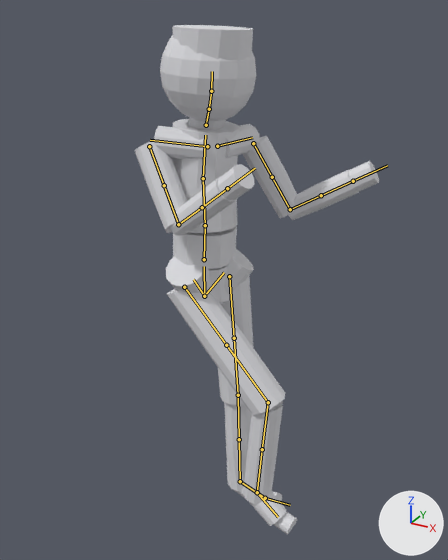
A saved change to the glTF model Games/UntitledFighter/Assets/Characters/fighter_a/model/fighter_a.gltf.
Rendered twice from a 50 mm lens placed at (32.4, -57.2, 60.3), pointed at (-1.8, 5.0, 29.2). Lighting does not change. The marker at lower right points along +X, +Y and +Z. The picture after the commit comes second. Both versions are drawn at frame 2 of the action 'crouch_mk'; the numbers are the values there. The bones that change, and the others that lie on the model, are drawn over the model as lines.

In view in the first picture: 'fighter_a_body'.
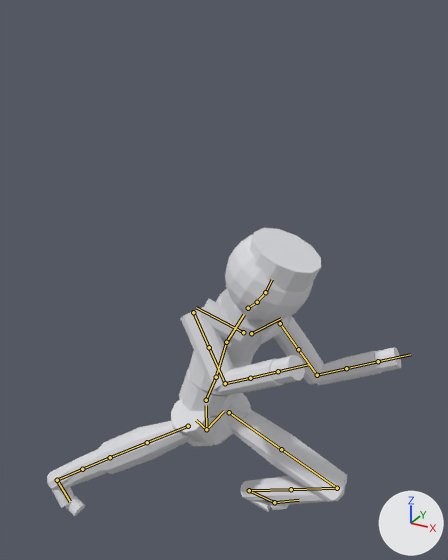
What changed in the scene script:
```text
Change bone_def_spine:
    where bone_def_spine = bpy.data.objects['fighter_a_rig'].pose.bones['DEF-spine']
    bone_def_spine.location: (0.0, -1.5, 0.4) -> (0.0, -20.1, 5.2)
    bone_def_spine.rotation_quaternion: (0.956, -0.121, -0.265, 0.034) -> (0.952, -0.121, -0.279, 0.035)  # degrees (-17, -30, 9) -> degrees (-17, -32, 9)
Change bone_def_spine_001:
    where bone_def_spine_001 = bpy.data.objects['fighter_a_rig'].pose.bones['DEF-spine.001']  # child of 'DEF-spine'
    bone_def_spine_001.rotation_quaternion: (0.996, 0.087, 0.0, -0.014) -> (0.971, 0.214, 0.0, -0.103)  # degrees (10, 0, -2) -> degrees (25, 3, -12)
Change bone_def_spine_003:
    where bone_def_spine_003 = bpy.data.objects['fighter_a_rig'].pose.bones['DEF-spine.003']  # child of 'DEF-spine.002'
    bone_def_spine_003.rotation_quaternion: (0.993, 0.083, -0.081, -0.011) -> (0.989, 0.123, -0.065, -0.043)  # degrees (10, -9, -2) -> degrees (15, -7, -6)
Change bone_def_upper_arm_l:
    where bone_def_upper_arm_l = bpy.data.objects['fighter_a_rig'].pose.bones['DEF-upper_arm.L']  # child of 'DEF-shoulder.L'
    bone_def_upper_arm_l.rotation_quaternion: (0.935, 0.29, 0.0, -0.202) -> (0.938, 0.343, 0.0, 0.044)  # degrees (33, 7, -22) -> degrees (40, -2, 5)
Change bone_def_forearm_l:
    where bone_def_forearm_l = bpy.data.objects['fighter_a_rig'].pose.bones['DEF-forearm.L']  # child of 'DEF-upper_arm.L.001'
    bone_def_forearm_l.rotation_quaternion: (0.743, 0.202, 0.0, 0.638) -> (0.761, 0.004, 0.0, 0.649)  # degrees (18, -15, 79) -> degrees (0, 0, 81)
Change bone_def_upper_arm_r:
    where bone_def_upper_arm_r = bpy.data.objects['fighter_a_rig'].pose.bones['DEF-upper_arm.R']  # child of 'DEF-shoulder.R'
    bone_def_upper_arm_r.rotation_quaternion: (0.729, 0.515, 0.0, 0.45) -> (0.568, 0.76, 0.0, 0.315)  # degrees (58, -28, 48) -> degrees (100, -29, 24)
Change bone_def_forearm_r:
    where bone_def_forearm_r = bpy.data.objects['fighter_a_rig'].pose.bones['DEF-forearm.R']  # child of 'DEF-upper_arm.R.001'
    bone_def_forearm_r.rotation_quaternion: (0.794, 0.607, 0.0, 0.036) -> (0.853, 0.475, 0.0, -0.217)  # degrees (75, -3, 3) -> degrees (56, 12, -22)
Change bone_def_spine_006:
    where bone_def_spine_006 = bpy.data.objects['fighter_a_rig'].pose.bones['DEF-spine.006']  # child of 'DEF-spine.005'
    bone_def_spine_006.rotation_quaternion: (0.981, -0.029, 0.191, 0.006) -> (0.98, -0.054, 0.19, 0.022)  # degrees (-3, 22, 0) -> degrees (-6, 22, 1)
Change bone_def_thigh_l:
    where bone_def_thigh_l = bpy.data.objects['fighter_a_rig'].pose.bones['DEF-thigh.L']  # child of 'DEF-spine'
    bone_def_thigh_l.rotation_quaternion: (0.991, 0.13, 0.0, -0.02) -> (0.896, -0.342, 0.0, -0.284)  # degrees (15, 0, -2) -> degrees (-39, -11, -31)
Change bone_def_shin_l:
    where bone_def_shin_l = bpy.data.objects['fighter_a_rig'].pose.bones['DEF-shin.L']  # child of 'DEF-thigh.L.001'
    bone_def_shin_l.rotation_quaternion: (0.998, -0.068, 0.0, 0.011) -> (0.486, 0.819, 0.0, 0.306)  # degrees (-8, 0, 1) -> degrees (113, -30, 20)
Change bone_def_foot_l:
    where bone_def_foot_l = bpy.data.objects['fighter_a_rig'].pose.bones['DEF-foot.L']  # child of 'DEF-shin.L.001'
    bone_def_foot_l.rotation_quaternion: (0.969, -0.027, 0.0, -0.246) -> (0.723, -0.687, 0.0, -0.074)  # degrees (-3, -1, -28) -> degrees (-87, -6, -6)
Change bone_def_thigh_r:
    where bone_def_thigh_r = bpy.data.objects['fighter_a_rig'].pose.bones['DEF-thigh.R']  # child of 'DEF-spine'
    bone_def_thigh_r.rotation_quaternion: (-0.972, 0.149, 0.0, 0.179) -> (-0.824, -0.497, 0.0, -0.271)  # degrees (-17, -3, -20) -> degrees (58, -16, 28)
Change bone_def_shin_r:
    where bone_def_shin_r = bpy.data.objects['fighter_a_rig'].pose.bones['DEF-shin.R']  # child of 'DEF-thigh.R.001'
    bone_def_shin_r.rotation_quaternion: (0.947, 0.27, 0.0, 0.176) -> (0.996, -0.094, 0.0, -0.003)  # degrees (31, -5, 20) -> degrees (-11, 0, 0)
Change bone_def_foot_r:
    where bone_def_foot_r = bpy.data.objects['fighter_a_rig'].pose.bones['DEF-foot.R']  # child of 'DEF-shin.R.001'
    bone_def_foot_r.rotation_quaternion: (0.979, 0.105, 0.0, -0.175) -> (0.926, -0.17, 0.0, -0.336)  # degrees (12, 2, -20) -> degrees (-19, -7, -39)
```

Where the change shows, as pixel boxes [x1, y1, x2, y2] in the pictures (448 x 560 px):
'fighter_a_body', posed (45% wider, 43% shorter): before [135, 25, 379, 534]; after [47, 228, 401, 516]
bone 'DEF-spine', root to tip: before (204, 296) to (204, 266); after (206, 429) to (206, 405)
bone 'DEF-spine.001', root to tip: before (204, 259) to (205, 225); after (206, 400) to (216, 377)
bone 'DEF-spine.003', root to tip: before (203, 178) to (205, 135); after (226, 342) to (244, 314)
bone 'DEF-upper_arm.L', root to tip: before (253, 143) to (272, 177); after (280, 323) to (298, 349)
bone 'DEF-forearm.L', root to tip: before (290, 209) to (321, 195); after (317, 375) to (346, 368)
bone 'DEF-upper_arm.R', root to tip: before (149, 146) to (164, 185); after (193, 312) to (209, 347)
bone 'DEF-forearm.R', root to tip: before (178, 224) to (202, 207); after (225, 383) to (250, 378)
bone 'DEF-spine.006', root to tip: before (211, 91) to (212, 71); after (265, 292) to (272, 279)
bone 'DEF-thigh.L', root to tip: before (229, 276) to (234, 338); after (229, 412) to (281, 449)
bone 'DEF-shin.L', root to tip: before (238, 395) to (239, 439); after (337, 488) to (291, 489)
bone 'DEF-foot.L', root to tip: before (240, 481) to (265, 498); after (249, 490) to (274, 502)
bone 'DEF-thigh.R', root to tip: before (184, 287) to (226, 345); after (188, 426) to (147, 442)
bone 'DEF-shin.R', root to tip: before (268, 402) to (262, 449); after (110, 457) to (82, 469)
bone 'DEF-foot.R', root to tip: before (257, 492) to (278, 517); after (57, 480) to (70, 501)
